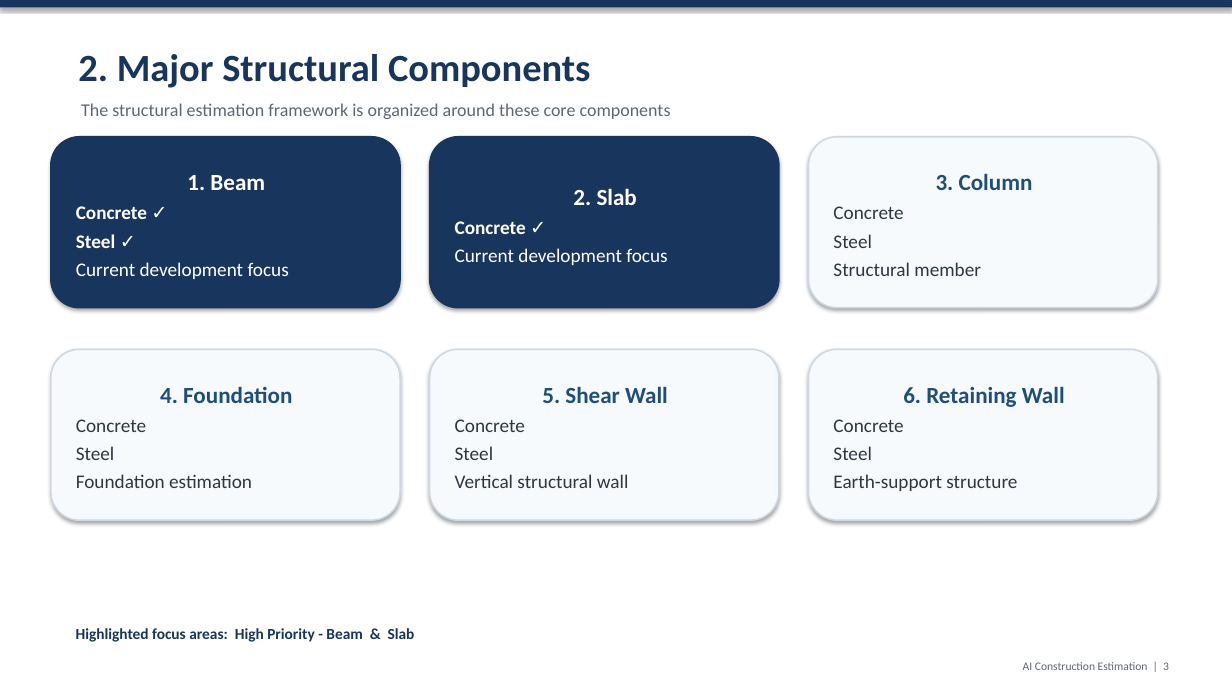
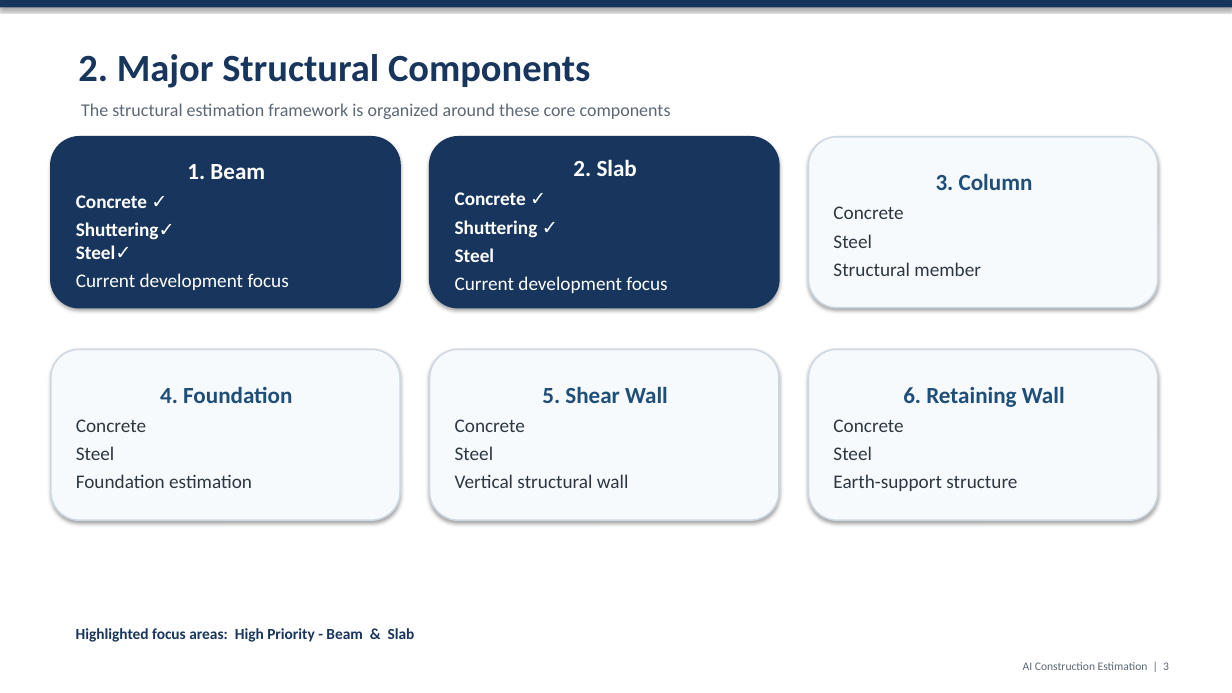
Before and after one commit to NishanthHanumantha/SteelBeamEstimator, a slide deck: slide 3 of Version10/V10_Report_Docs/Complete_AI_Estimation_Overview_V10.pptx. Drawn at 1232x693 pixels with LibreOffice and Linux fonts; fonts in the diff are those of the drawing. Boxes give left, top, right and bottom in pixels: in the first picture for what was removed or moved away, otherwise in the second. Text is boxed around its words. In the diff, an @@ line names an element or a change of style, - is before the commit and + after.

```diff
--- a/Version10/V10_Report_Docs/Complete_AI_Estimation_Overview_V10.pptx
+++ b/Version10/V10_Report_Docs/Complete_AI_Estimation_Overview_V10.pptx
@@ text in rounded rectangle at [76, 222, 175, 259]: text changed @@
-Steel ✓
+Shuttering✓
+Steel✓
@@ text in rounded rectangle at [455, 220, 538, 262]: paragraphs added @@
+Shuttering ✓
+Steel
```
Also in this commit, not shown: 3 other slides changed, 6 slides added, 5 slides removed, 14 other files.
